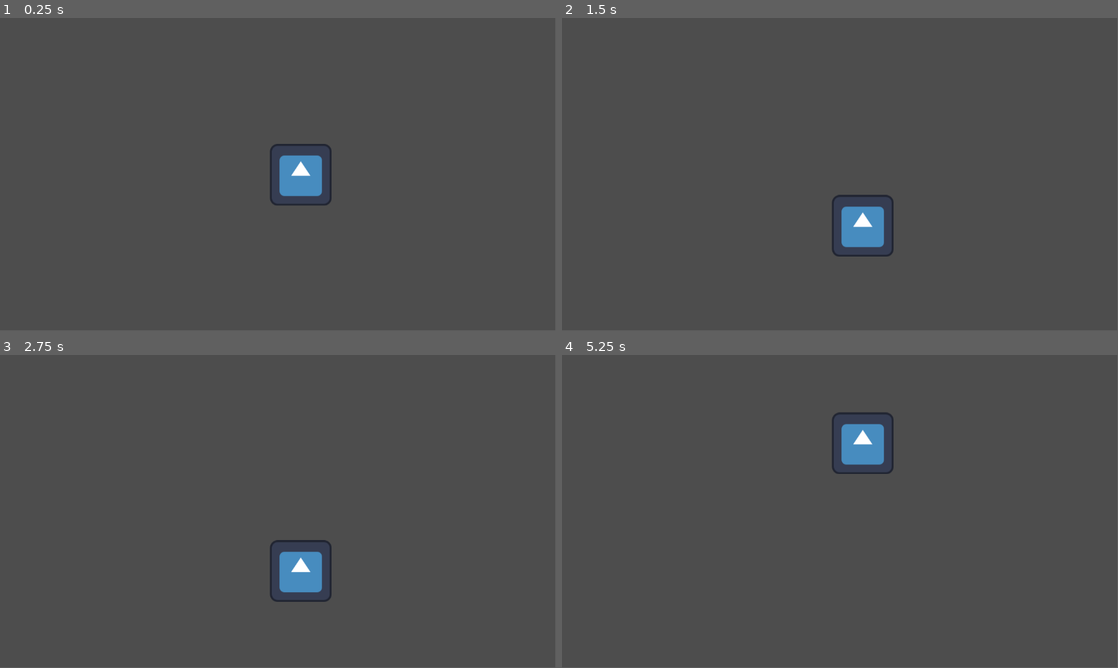
Above: before the commit, frames 1-4 (two rows, left to right).
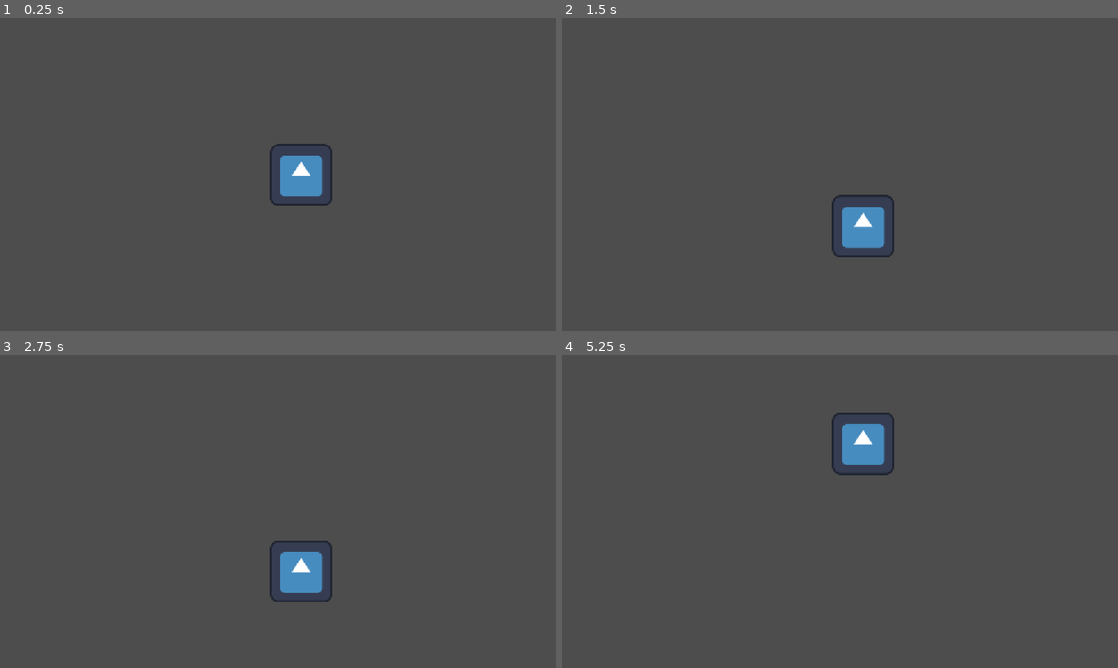
Above: after the commit, the same moments.

Repository: UnethicalBear/MAC126_Assignment
Game: Godot game, scene res://Scenes/main.tscn
Two runs of this game, one before a commit and one after it. Both use one fixed random seed, a clock stepped at 60 frames per second and the inputs below. The engine's default icon, where the game draws it, is replaced by a stand-in: a white triangle on a blue panel in a dark square.
Inputs:
- Up to frame 1 (0.25 s): no input
- Up to frame 2 (1.5 s): tap Space (JUMP) at 0.77 s
- Up to frame 3 (2.75 s): tap Space (JUMP) at 1.52 s
- Up to frame 4 (5.25 s): tap Space (JUMP) at 3.02, 3.77, 4.52 s
In our replay, the window is 799x449 before the commit and 800x450 after it. These sizes can differ from the game's own. Grey fills any space a smaller window leaves; there, only what the larger window draws over its background counts as a difference.

The runs differ from the first frame. In frame 1, 0.1% of the frame differs, in the area x 48-60%, y 40-60%; in frame 2, 0.2%; in frame 3, 0.1%; in frame 4, 0.2%, in the area x 48-60%, y 18-39%.

Commit message:
Question loader fromCSV string added

Diff:
--- /dev/null
+++ b/Scripts/Question.gd
@@ -0,0 +1,11 @@
+class_name Question
+
+var category: String
+var options: PackedStringArray
+var answer: String
+var question: String
+
+func _init(Category: String, Question: String, Options: PackedStringArray, Answer: String) -> void:
+	category=Category
+	options=Options
+	answer=Answer
--- /dev/null
+++ b/Scripts/QuestionLoader.gd
@@ -0,0 +1,40 @@
+extends Node
+
+const QUESTIONS: String = \
+"""Topic,Question,Type,Option1,Option2,Option3,Option4,Correct,PtsWorth
+Example,What is 2+2,NUMERICAL,,,,,4,1
+Nomenclature,what is the symbol of gibbs free energy,MC,~g,G,Eg,G0,~g,1
+Nomenclature,what are the units of Specific Entropy,MC,epsilom,kJ/kgK,W/m^2K,kJ/kgs,kJ/kgK,
+Fundementals,vtotal = vf + x(vf-vg),Bool,TRUE,FALSE,,,FALSE,
+Fundementals,? <= 1-T(low)/T(high),MC,COP(R),COP(HP),n(Th),n(c),n(Th),
+Properties,what is the molar mass of isobutane (g/mol),NUMERICAL,,,,,58.12,
+Properties,what is C(p) of R134a at 10 kPa and 303K (J/kgK),NUMERICAL,,,,,9089,"""
+
+var ALL: Array[Question]
+var ALL_DICT: Dictionary
+var LIVE: Array[Question]
+
+var tmp: Question
+
+func _ready() -> void:
+	# load in the questions
+	for listItem in QUESTIONS.split("\n"):
+		var data: PackedStringArray = listItem.split(",")
+		tmp = Question.new(data[0], data[1], data.slice(2,5), listItem[6])
+
+		ALL.append(tmp)
+		if ALL_DICT.has(data[0]):
+			ALL_DICT[data[0]].append(tmp)
+		else:
+			ALL_DICT[data[0]] = [tmp]
+
+func GetQuestion(category: String = "") -> Question:
+	#var picked: Question
+
+	# if cateogry is empty, assign a random question
+	if category == "":
+		return ALL.pick_random()
+
+	# else get the dictionary to find by category
+	else:
+		return ALL_DICT[category].pick_random()
--- a/project.godot
+++ b/project.godot
@@ -15,6 +15,14 @@
 config/features=PackedStringArray("4.5", "Forward Plus")
 config/icon="res://Assets/icon.svg"
 
+[autoload]
+
+QuestionLoader="*res://Scripts/QuestionLoader.gd"
+
+[display]
+
+window/stretch/mode="canvas_items"
+
 [input]
 
 JUMP={
Not shown, added: Scripts/Question.gd.uid
Not shown, added: Scripts/QuestionLoader.gd.uid
